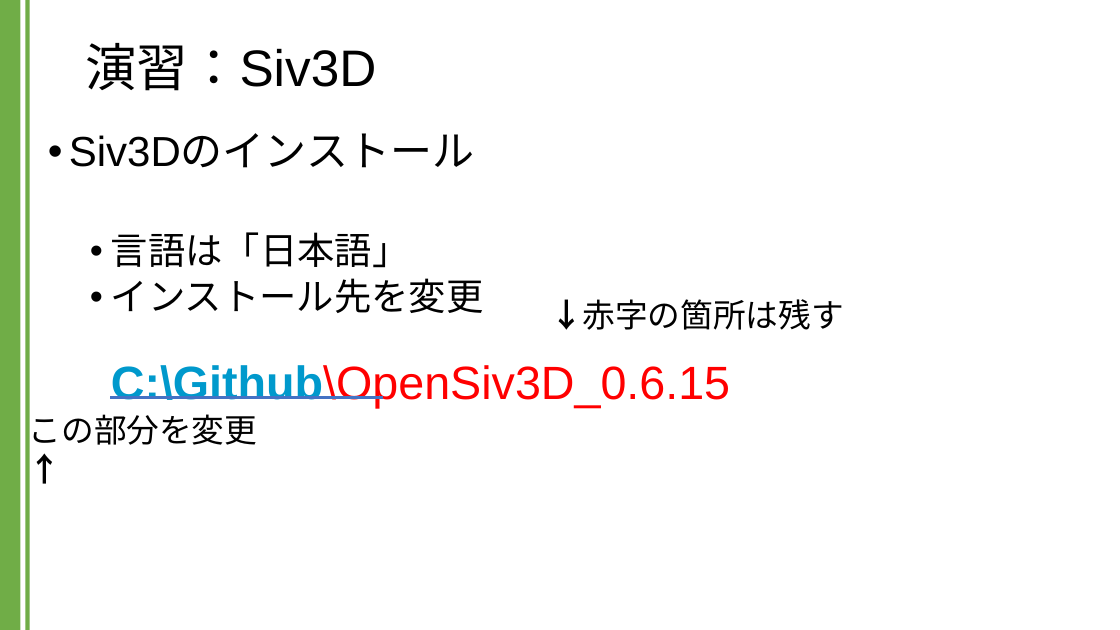
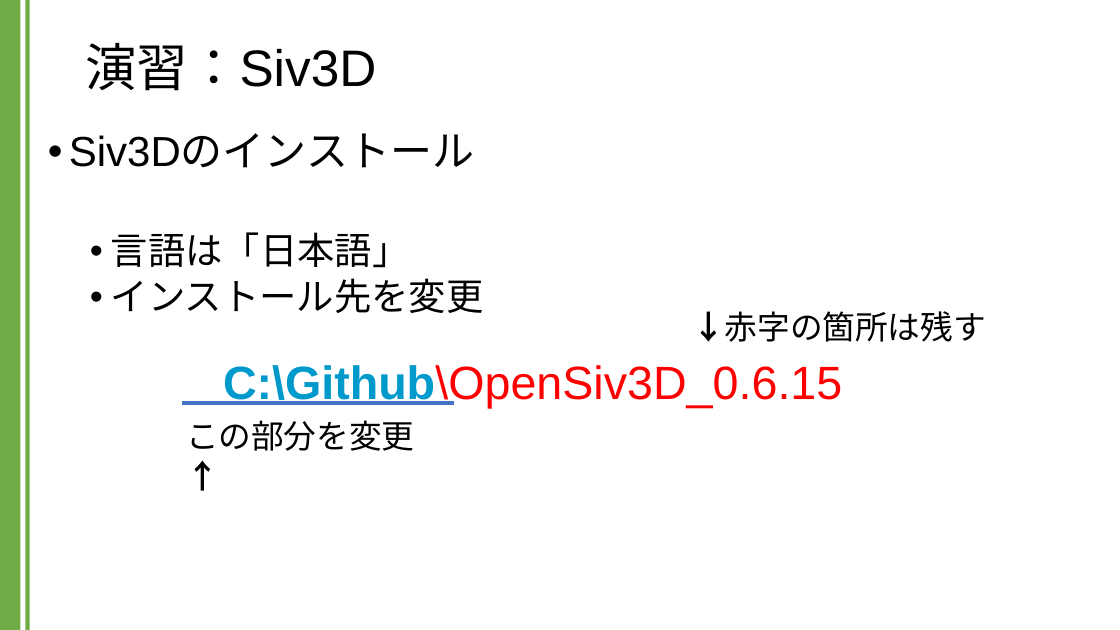
Before and after one commit to kic-murata/cpp2024, a slide deck: slide 5 of 授業資料/演習課題：Siv3D.pptx. Drawn at 1120x630 pixels with LibreOffice and Linux fonts; fonts in the diff are those of the drawing; background and template pictures are left out. Boxes give left, top, right and bottom in pixels: in the first picture for what was removed or moved away, otherwise in the second. Text is boxed around its words. In the diff, an @@ line names an element or a change of style, - is before the commit and + after.

```diff
--- a/授業資料/演習課題：Siv3D.pptx
+++ b/授業資料/演習課題：Siv3D.pptx
@@ text "Siv3Dのインストール" rewrapped from (69,133,730,408) to (69,133,882,491) @@
@@ text "↓赤字の箇所は残す": place and size @@
-text "↓赤字の箇所は残す" at (550,299,844,330)
+text "↓赤字の箇所は残す" at (692,311,986,342)
@@ text "この部分を変更↑" rewrapped from (29,409,257,451) to (186,420,414,451) @@
@@ line moved from (110, 397) - (383, 397) to (181, 403) - (455, 403) @@
```
Also in this commit, not shown: 2 other slides changed.
